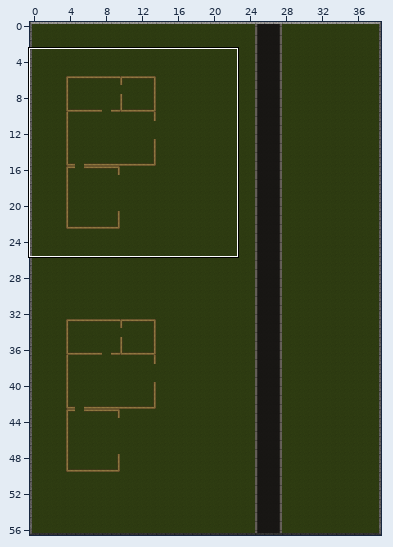
An edit to a level. Tiled map, resources/maps/map1.tmx. The first picture is a wide view before the edit; the outline marks the close-up.
Close-up. The starting point:
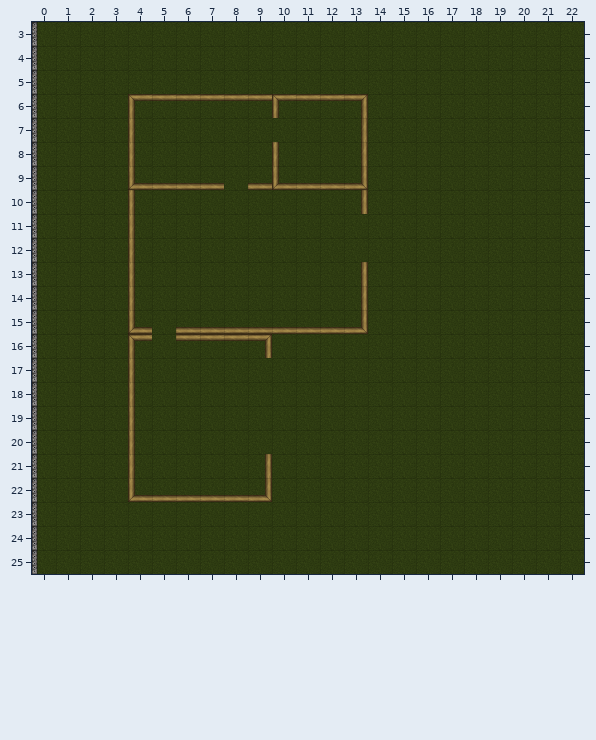
Cells are 89x89 px. Shown: x 0..22, y 3..25. The commit also changed other parts of the map, which this record leaves out.
And afterwards:
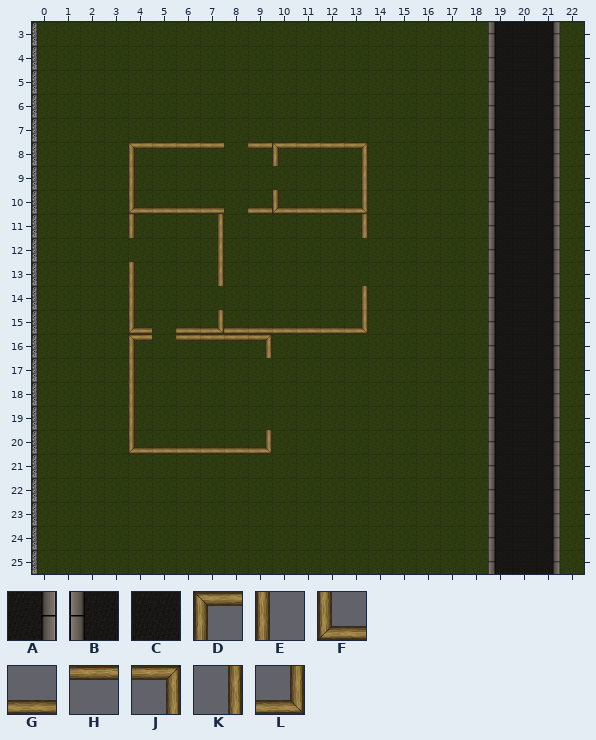
Key: from "Road": A 3 "asphalt_tiles_0003_Layer", B 4 "asphalt_tiles_0004_Layer", C 12 "asphalt_tiles_0012_Layer"; from "Structure": D 71 "walls_0002_Layer-3 (Tile", E 72 "walls_0003_Layer-4 (Tile", F 73 "walls_0004_Layer-5 (Tile", G 74 "walls_0005_Layer-6 (Tile", H 75 "walls_0006_Layer-7 (Tile", J 76 "walls_0007_Layer-8 (Tile", K 77 "walls_0008_Layer-9 (Tile", L 78 "walls_0009_Layer-10 (Til".
_ is an empty cell.
Tiles replaced or removed in this view: D, E, F, G, H, J, K, L.
The exact change:
Changed rows in their new state; . is an unchanged cell.
Layer "Road":
first column x 19:
 3 BCA
 4 BCA
 5 BCA
 6 BCA
 7 BCA
 8 BCA
 9 BCA
10 BCA
11 BCA
12 BCA
13 BCA
14 BCA
15 BCA
16 BCA
17 BCA
18 BCA
19 BCA
20 BCA
21 BCA
22 BCA
23 BCA
24 BCA
25 BCA
Layer "Walls":
first column x 4:
 6 __________
 7 _........_
 8 DHHH.HDHHJ
 9 E___.____K
10 FGGG.GFGGL
11 ...K.....K
12 _..K......
13 ...K....._
15 ...L......
first column x 4:
20 FGGGGL
21 _...._
22 ______
